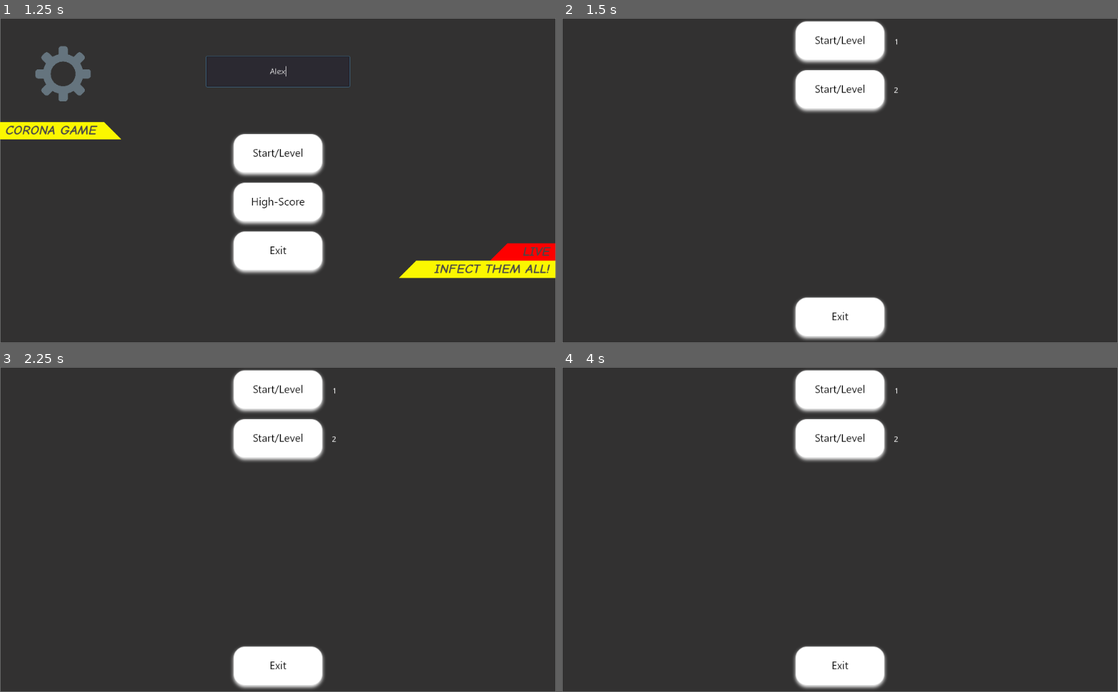
Above: before the commit, frames 1-4 (two rows, left to right).
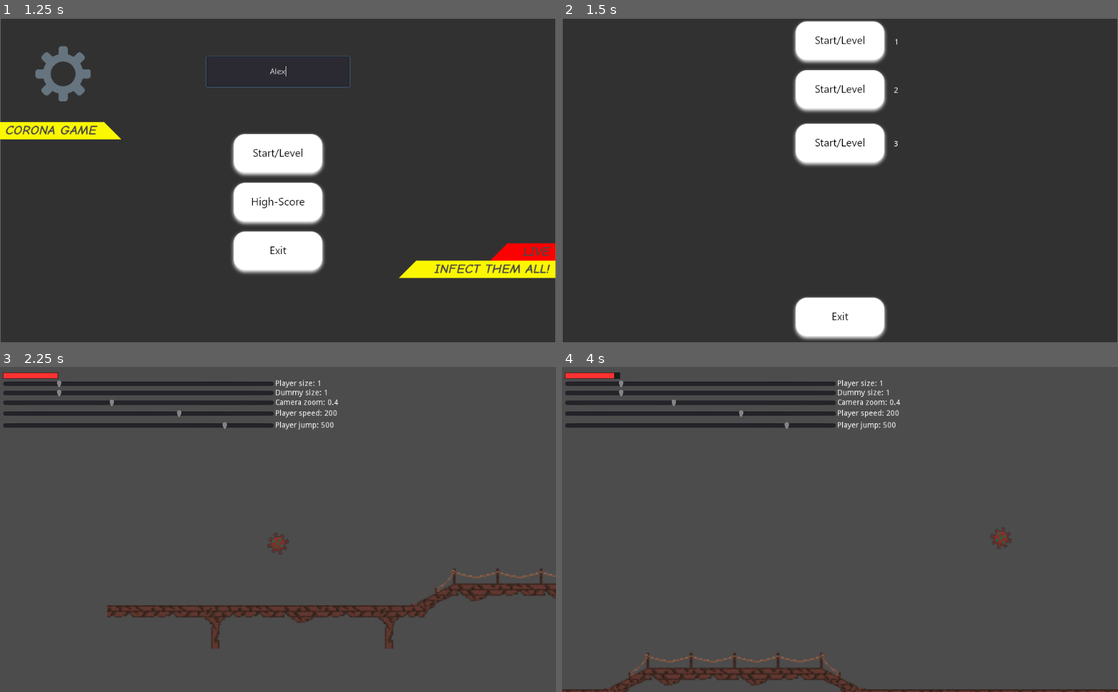
Above: after the commit, the same moments.

Repository: INF19IT2/2d-Jump-n-Run-SE
Game: Godot game, scene res://Scenes/MainScene/MainScene.tscn
Two runs of this game, one before a commit and one after it. Both use one fixed random seed, a clock stepped at 60 frames per second and the inputs below.
Inputs (mouse positions are in pixels of both pictures, inside the frame that each line leads up to):
- Up to frame 1 (1.25 s): click (278, 70) at 0.52 s; type "Alex" at 0.6 s
- Up to frame 2 (1.5 s): click (840, 154) at 1.25 s
- Up to frame 3 (2.25 s): click (278, 493) at 2 s, where only the run after the commit has a clickable "3"
- Up to frame 4 (4 s): tap Enter (shoot) at 2.75, 3.6 s; hold Shift (running) 2.78-3.53 s; hold D (move_right) from 2.78 s (still down); tap W (move_up) at 3.02, 3.77 s

Frame 1 is identical in both runs. In frame 2, 2.1% of the frame differs, in the area x 41-61%, y 32-46%; in frame 3, 94%; in frame 4, 95%, in the area x 0-100%, y 0-100%.

Commit message:
added jump slider and added to level selection

Diff:
--- a/2d-Jump-n-Run-SE/Scenes/LevelSelection/LevelSelection.tscn
+++ b/2d-Jump-n-Run-SE/Scenes/LevelSelection/LevelSelection.tscn
@@ -79,6 +79,34 @@
 __meta__ = {
 "_edit_use_anchors_": false
 }
+
+[node name="Level3Button" type="TextureButton" parent="."]
+anchor_left = 0.411
+anchor_top = 0.15
+anchor_right = 0.589
+anchor_bottom = 0.3
+margin_top = 99.0
+margin_right = -0.271973
+margin_bottom = 99.0
+texture_normal = ExtResource( 4 )
+__meta__ = {
+"_edit_use_anchors_": false
+}
+
+[node name="Level3Text" type="RichTextLabel" parent="Level3Button"]
+anchor_left = 1.047
+anchor_top = 0.407
+anchor_right = 1.266
+anchor_bottom = 0.852
+margin_left = -0.0857544
+margin_top = 0.00888443
+margin_right = 0.0562592
+margin_bottom = -0.0411224
+text = "3"
+__meta__ = {
+"_edit_use_anchors_": false
+}
 [connection signal="pressed" from="ExitButton" to="." method="_on_ExitButton_pressed"]
 [connection signal="pressed" from="Level1Button" to="." method="_on_Level1Button_pressed"]
 [connection signal="pressed" from="Level2Button" to="." method="_on_Level2Button_pressed"]
+[connection signal="pressed" from="Level3Button" to="." method="_on_Level3Button_pressed"]
--- a/2d-Jump-n-Run-SE/Scenes/MainScene/MainScene.tscn
+++ b/2d-Jump-n-Run-SE/Scenes/MainScene/MainScene.tscn
@@ -25,17 +25,17 @@
 bg_color = Color( 0.988235, 0.972549, 0, 1 )
 expand_margin_left = 10.0
 
-[sub_resource type="DynamicFont" id=6]
+[sub_resource type="DynamicFont" id=4]
 size = 25
 font_data = ExtResource( 10 )
 
+[sub_resource type="DynamicFont" id=5]
+font_data = ExtResource( 9 )
+
+[sub_resource type="DynamicFont" id=6]
+font_data = ExtResource( 11 )
+
 [sub_resource type="DynamicFont" id=7]
-font_data = ExtResource( 9 )
-
-[sub_resource type="DynamicFont" id=4]
-font_data = ExtResource( 11 )
-
-[sub_resource type="DynamicFont" id=5]
 font_data = ExtResource( 8 )
 
 [sub_resource type="StyleBoxFlat" id=8]
@@ -198,7 +198,6 @@
 __meta__ = {
 "_edit_use_anchors_": false
 }
-
 [connection signal="pressed" from="ExitButton" to="." method="_on_ExitButton_pressed"]
 [connection signal="pressed" from="OptionsButton" to="." method="_on_OptionsButton_pressed"]
 [connection signal="pressed" from="StartLevelButton" to="." method="_on_StartLevelButton_pressed"]
--- a/2d-Jump-n-Run-SE/Scenes/Objects/slider.tscn
+++ b/2d-Jump-n-Run-SE/Scenes/Objects/slider.tscn
@@ -78,7 +78,6 @@
 margin_bottom = 94.0
 min_value = 10.0
 max_value = 300.0
-step = 1.0
 value = 200.0
 __meta__ = {
 "_edit_use_anchors_": false
@@ -93,7 +92,30 @@
 __meta__ = {
 "_edit_use_anchors_": false
 }
+
+[node name="Jump_Slider" type="HSlider" parent="."]
+margin_left = 5.0
+margin_top = 100.0
+margin_right = 505.0
+margin_bottom = 116.0
+min_value = 10.0
+max_value = 600.0
+value = 500.0
+__meta__ = {
+"_edit_use_anchors_": false
+}
+
+[node name="Jump_Label" type="Label" parent="Jump_Slider"]
+margin_left = 502.0
+margin_top = 1.0
+margin_right = 616.0
+margin_bottom = 15.0
+text = "Player jump: 500"
+__meta__ = {
+"_edit_use_anchors_": false
+}
 [connection signal="value_changed" from="Player_Sprite_Slider" to="." method="_on_Player_Sprite_Slider_value_changed"]
 [connection signal="value_changed" from="Dummy_Slider" to="." method="_on_Dummy_Slider_value_changed"]
 [connection signal="value_changed" from="Camera_Slider" to="." method="_on_Camera_Slider_value_changed"]
 [connection signal="value_changed" from="Speed_Slider" to="." method="_on_Speed_Slider_value_changed"]
+[connection signal="value_changed" from="Jump_Slider" to="." method="_on_Jump_Slider_value_changed"]
--- a/2d-Jump-n-Run-SE/Scripts/LevelSelection/LevelSelection.gd
+++ b/2d-Jump-n-Run-SE/Scripts/LevelSelection/LevelSelection.gd
@@ -18,3 +18,7 @@
 
 func _on_Level2Button_pressed():
 	get_tree().change_scene(level_folder + "/Second_Level/Second_Level.tscn")
+
+
+func _on_Level3Button_pressed():
+	get_tree().change_scene(level_folder + "/32x32_Level/32x32_Level.tscn")
--- a/2d-Jump-n-Run-SE/Scripts/Objects/Animated_Player.gd
+++ b/2d-Jump-n-Run-SE/Scripts/Objects/Animated_Player.gd
@@ -37,6 +37,7 @@
 	slider.connect("player_sprite_slider_changed", self, "change_player_size")
 	slider.connect("camera_slider_changed", self, "change_camera")
 	slider.connect("speed_slider_changed", self, "change_speed")
+	slider.connect("jump_slider_changed", self, "change_jump")
 
 func set_checkpoint(var check):
 	pos = check
@@ -128,3 +129,6 @@
 
 func change_speed(value):
 	speed = value
+
+func change_jump(value):
+	jumpForce = value
--- a/2d-Jump-n-Run-SE/Scripts/Objects/slider.gd
+++ b/2d-Jump-n-Run-SE/Scripts/Objects/slider.gd
@@ -4,11 +4,13 @@
 onready var dummy_label = $Dummy_Slider/Dummy_Label
 onready var camera_label = $Camera_Slider/Camera_Label
 onready var speed_label = $Speed_Slider/Speed_Label
+onready var jump_label = $Jump_Slider/Jump_Label
 
 signal player_sprite_slider_changed
 signal dummy_slider_changed
 signal camera_slider_changed
 signal speed_slider_changed
+signal jump_slider_changed
 
 # Called when the node enters the scene tree for the first time.
 func _ready():
@@ -34,3 +36,8 @@
 func _on_Speed_Slider_value_changed(value):
 	speed_label.set_text("Player speed: " + str(value))
 	emit_signal("speed_slider_changed", value)
+
+
+func _on_Jump_Slider_value_changed(value):
+	jump_label.set_text("Player jump: " + str(value))
+	emit_signal("jump_slider_changed", value)
Not shown: 3 places in 2d-Jump-n-Run-SE/Scenes/MainScene/MainScene.tscn that only renumber resources
